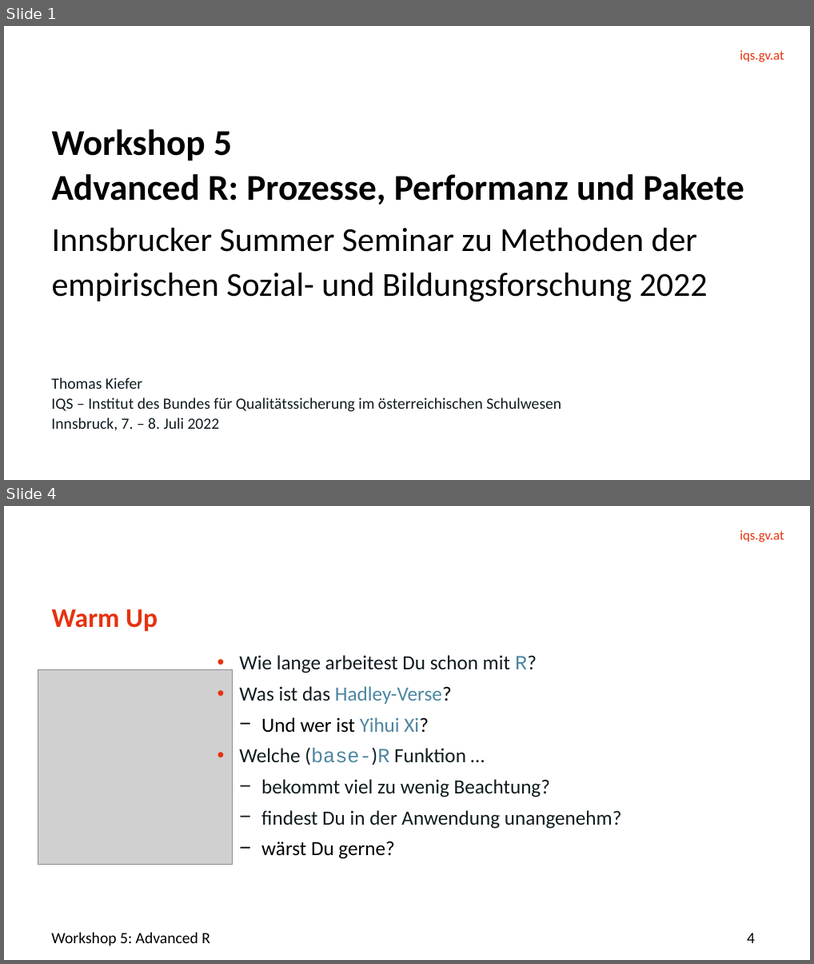
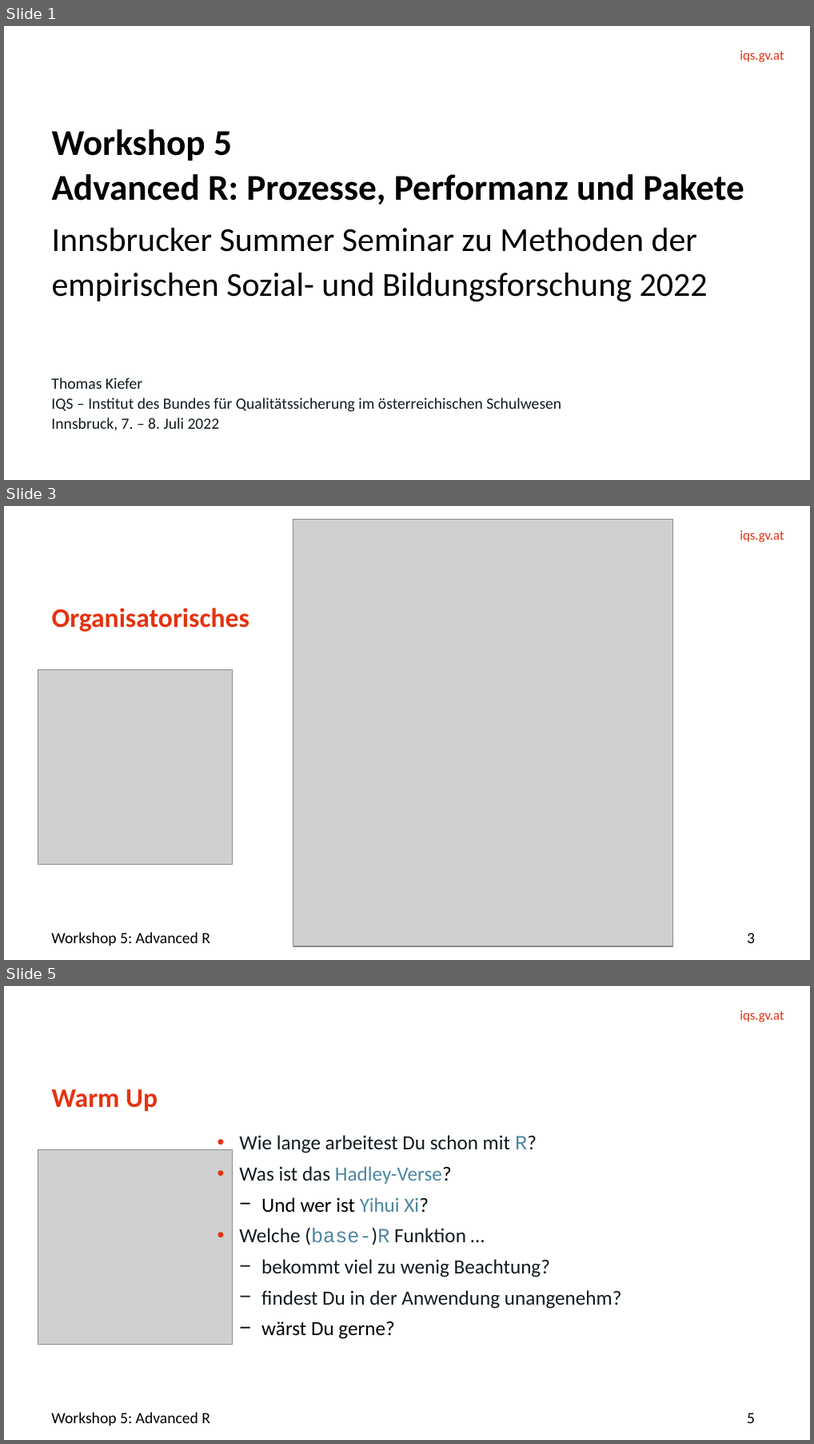
Before and after one commit to thkiefer/WS5_Advanced-R, a slide deck: Folien/WS5_Advanced-R.pptx. Shown one above the other, each under a label of ours: slides 1 and 4 before the commit, slides 1, 3 and 5 after it; the slides between them are not shown. The pictures are 814x964 and 814x1444 pixels, drawn with LibreOffice and Linux fonts; fonts in the diff are those of the drawing; grey boxes stand for pictures; background and template pictures are left out. Boxes give left, top, right and bottom in pixels: in the first picture for what was removed or moved away, otherwise in the second. Text is boxed around its words. In the diff, an @@ line names an element or a change of style, - is before the commit and + after.

```diff
--- a/Folien/WS5_Advanced-R.pptx
+++ b/Folien/WS5_Advanced-R.pptx
@@ slide 3 added at (x1=4, y1=506, x2=810, y2=960), background picture (left out); not listed: 1 template element that a slide beside it also shows @@
@@ picture added at (x1=294, y1=520, x2=674, y2=946) @@
@@ title added at (x1=52, y1=608, x2=250, y2=632), 24 pt, text #E6320F, bold @@
+Organisatorisches
@@ picture added at (x1=38, y1=670, x2=232, y2=864) @@
@@ text added at (x1=51, y1=932, x2=210, y2=945), 14 pt, text #000000 @@
+Workshop 5: Advanced R
@@ page number added at (x1=747, y1=932, x2=755, y2=943), 14 pt, text #000000 @@
+3
@@ what was slide 4 is now slide 5 @@
@@ page number at (x1=747, y1=1412, x2=755, y2=1423): text changed @@
-4
+5
```
Also in this commit, not shown: 4 slides changed.
